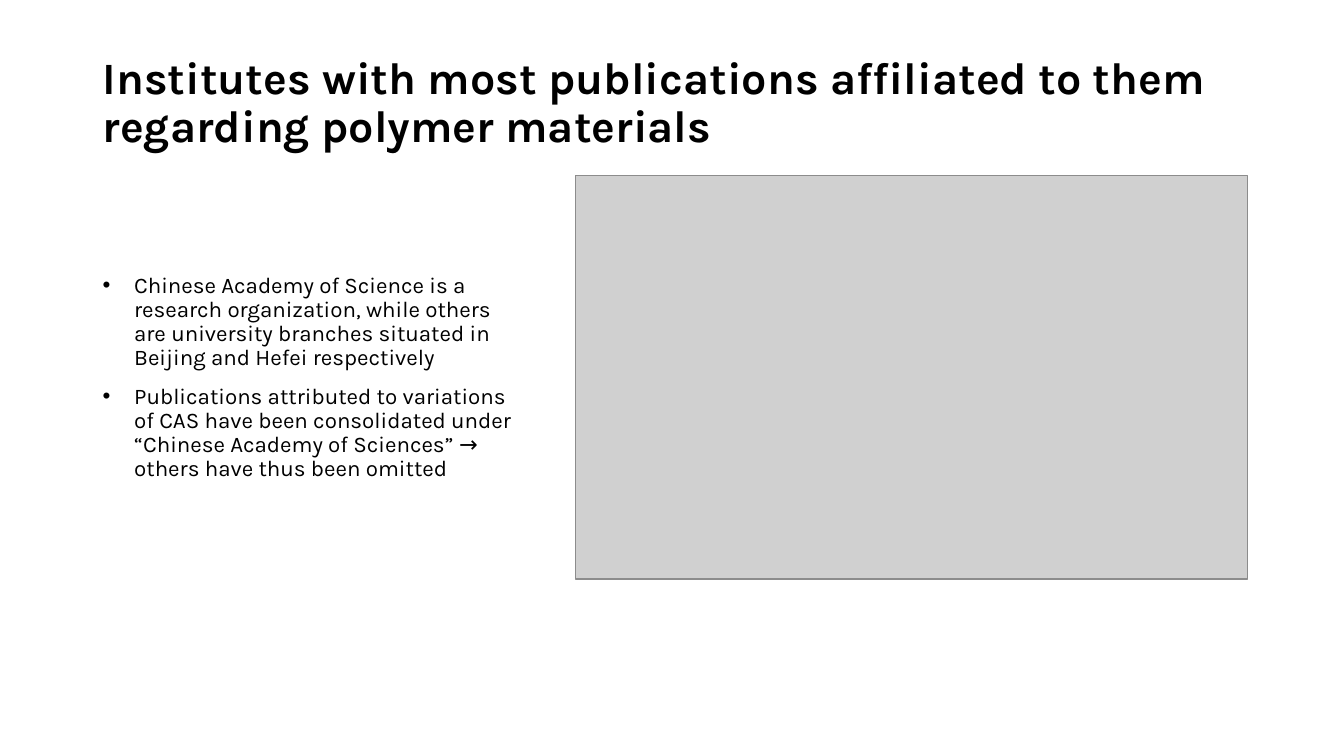
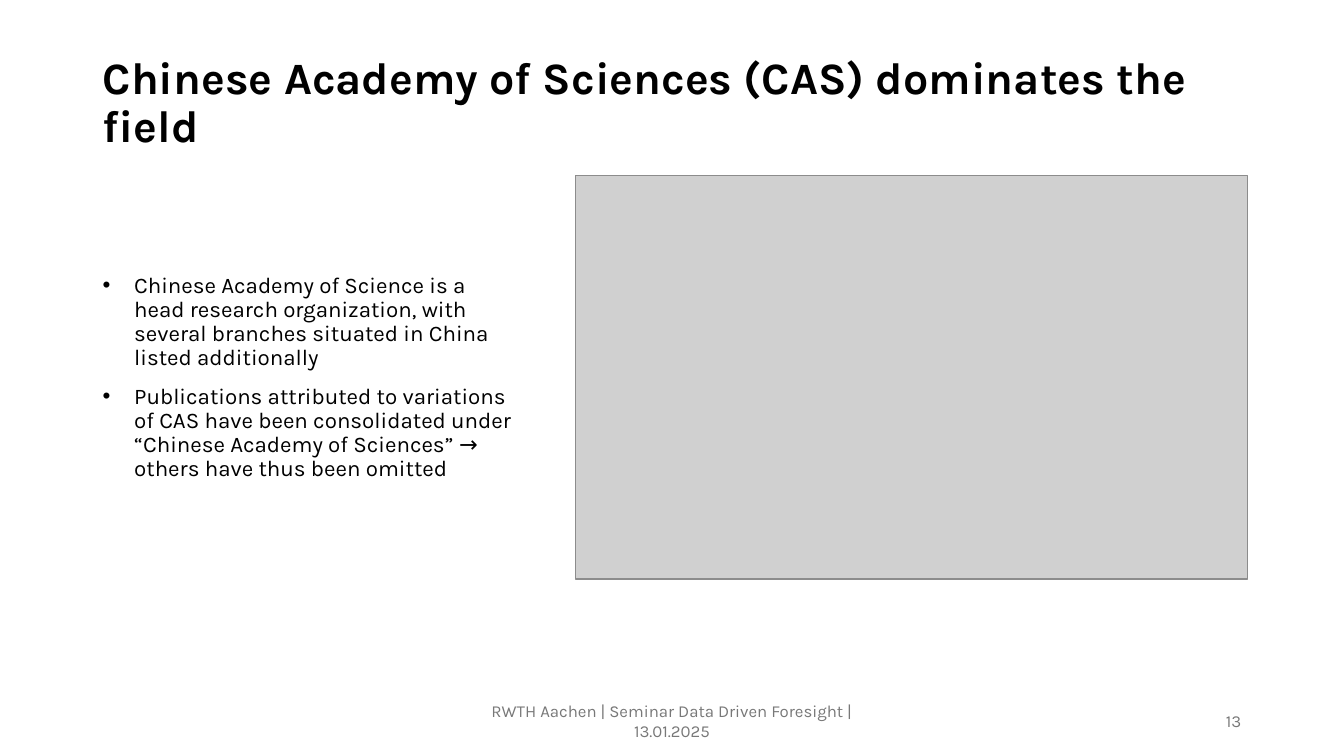
Before and after one commit to GMPuntigam/DataDrivenForesight, a slide deck: slide 13 of presentation/DataDrivenForesight.pptx (slide 14 before the commit). Drawn at 1344x756 pixels with LibreOffice and Linux fonts; fonts in the diff are those of the drawing; grey boxes stand for pictures. Boxes give left, top, right and bottom in pixels: in the first picture for what was removed or moved away, otherwise in the second. Text is boxed around its words. In the diff, an @@ line names an element or a change of style, - is before the commit and + after.

```diff
--- a/presentation/DataDrivenForesight.pptx
+++ b/presentation/DataDrivenForesight.pptx
@@ title at (x1=103, y1=60, x2=1185, y2=143): text changed @@
-Institutes with most publications affiliated to them regarding polymer materials
+Chinese Academy of Sciences (CAS) dominates the field
@@ text at (x1=134, y1=277, x2=489, y2=371): text changed @@
-• Chinese Academy of Science is a research organization, while others are university branches situated in Beijing and Hefei respectively
+• Chinese Academy of Science is a head research organization, with several branches situated in China listed additionally
@@ text added at (x1=491, y1=705, x2=843, y2=737), 12 pt, text #797979 @@
+RWTH Aachen | Seminar Data Driven Foresight | 13.01.2025
@@ page number added at (x1=1226, y1=716, x2=1241, y2=727), 12 pt, text #797979 @@
+13
```
Also in this commit, not shown: 17 other slides changed, 3 slides added, 2 slides removed, 1 other file.
